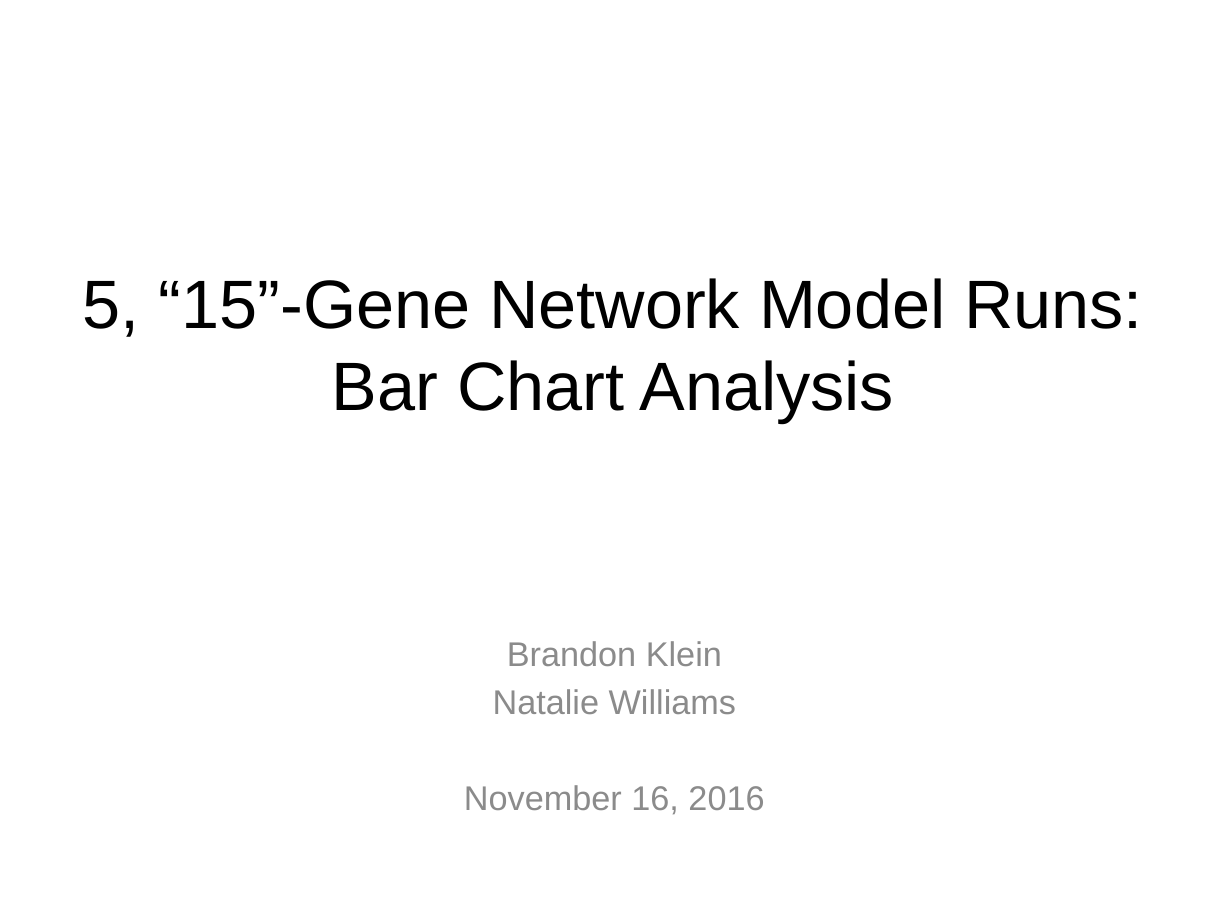
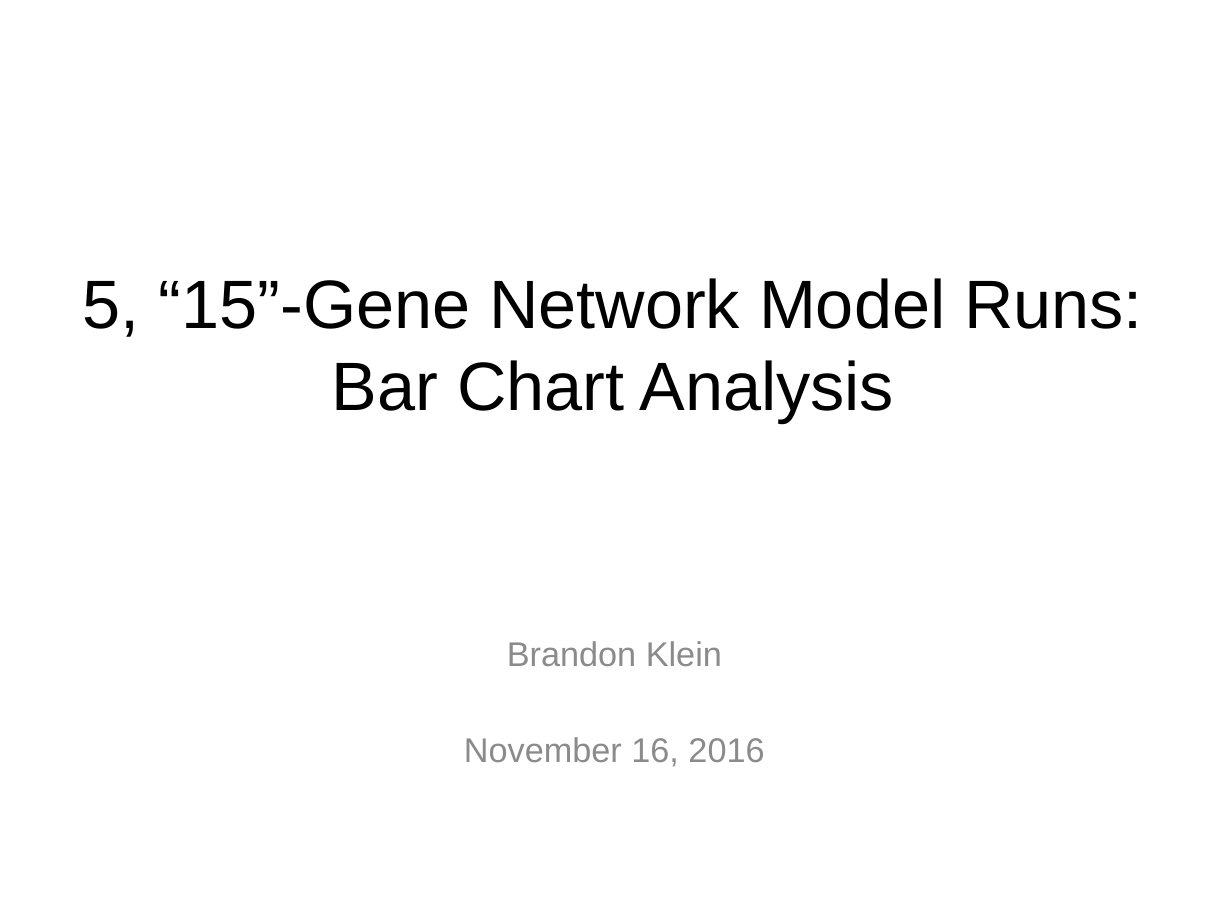
Before and after one commit to kdahlquist/DahlquistLab, a slide deck: slide 1 of data/15-gene_networks_analysis/Five-Networks_Bar-Chart-Analysis_BK20161116.pptx. Drawn at 1232x924 pixels with LibreOffice and Linux fonts; fonts in the diff are those of the drawing. Boxes give left, top, right and bottom in pixels: in the first picture for what was removed or moved away, otherwise in the second. Text is boxed around its words. In the diff, an @@ line names an element or a change of style, - is before the commit and + after.

```diff
--- a/data/15-gene_networks_analysis/Five-Networks_Bar-Chart-Analysis_BK20161116.pptx
+++ b/data/15-gene_networks_analysis/Five-Networks_Bar-Chart-Analysis_BK20161116.pptx
@@ subtitle at [493, 689, 736, 714]: paragraph removed @@
-Natalie Williams
```
Also in this commit, not shown: 4 other slides changed, 1 other file.
